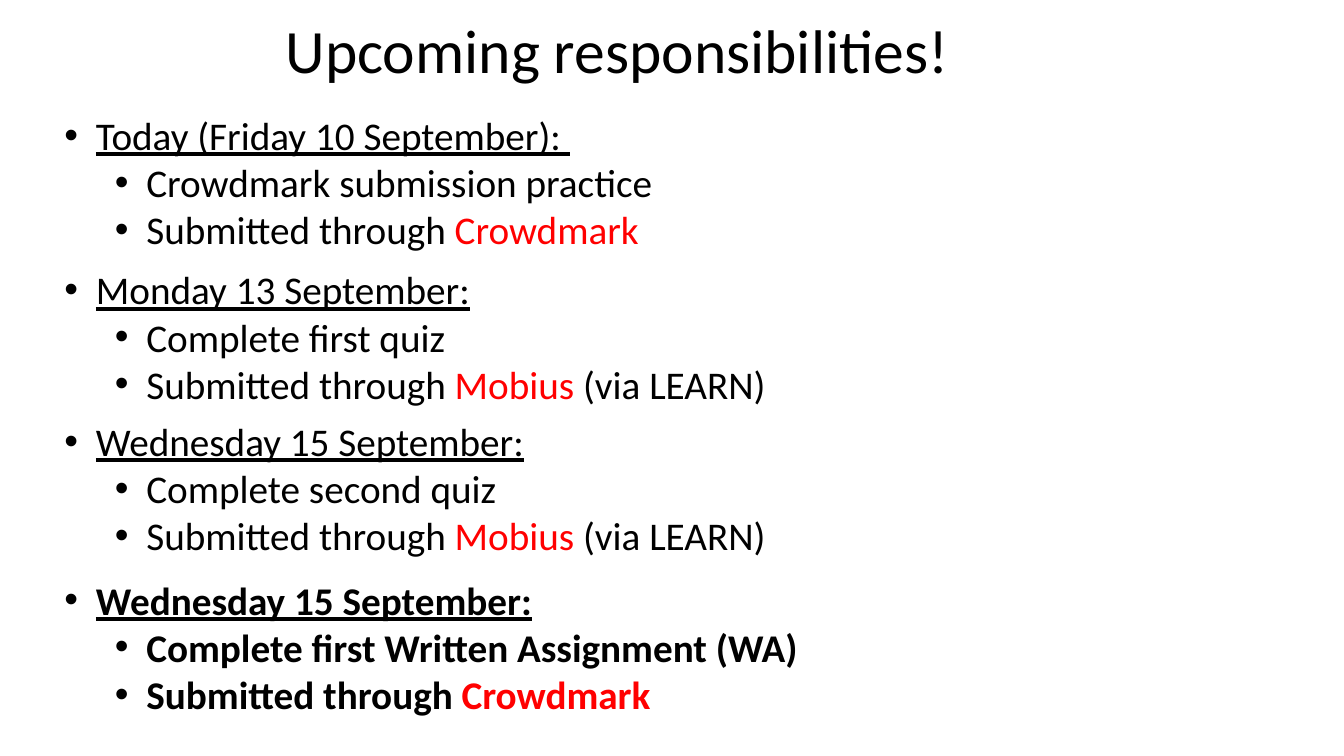
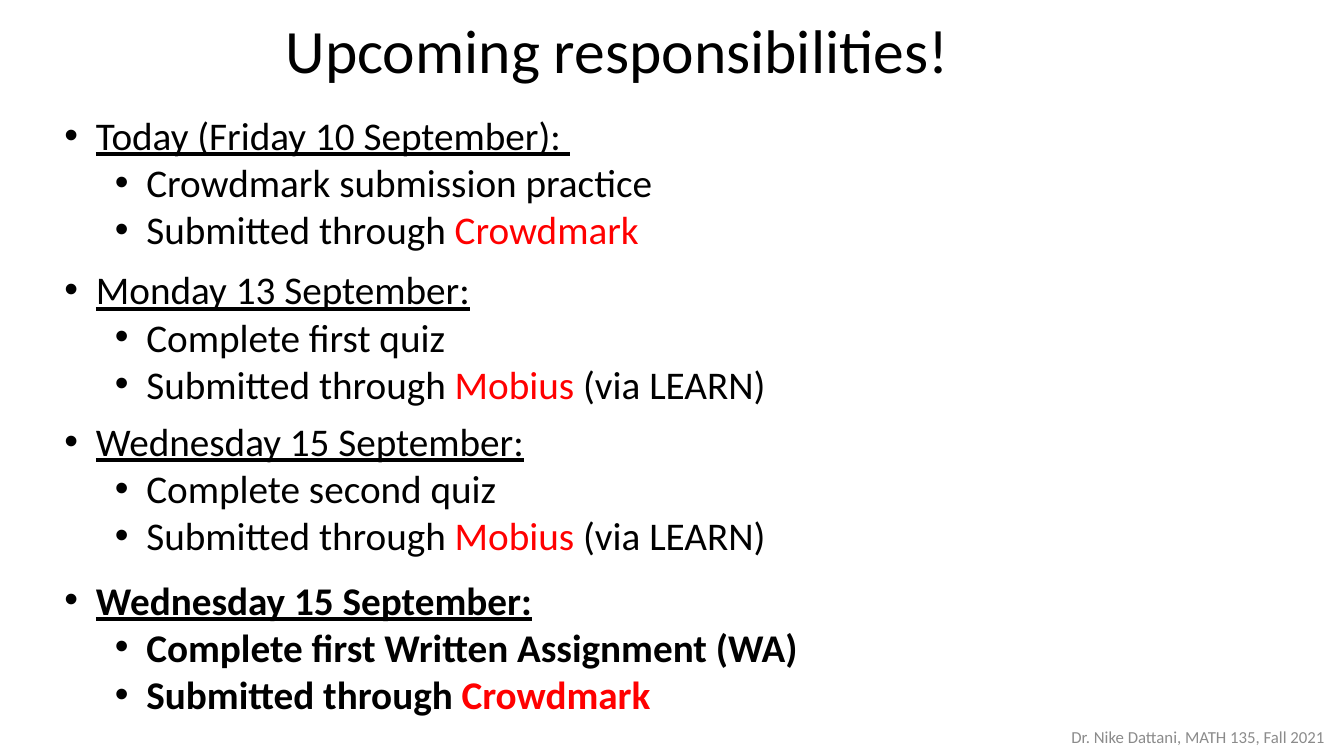
Before and after one commit to ndattani/Lecture_Notes, a slide deck: slide 1 of University_of_Waterloo/Fall_2021/MATH135/UW_Fall2021_MATH135_Lecture2.pptx. Drawn at 1344x756 pixels with LibreOffice and Linux fonts; fonts in the diff are those of the drawing. Boxes give left, top, right and bottom in pixels: in the first picture for what was removed or moved away, otherwise in the second. Text is boxed around its words. In the diff, an @@ line names an element or a change of style, - is before the commit and + after.

```diff
--- a/University_of_Waterloo/Fall_2021/MATH135/UW_Fall2021_MATH135_Lecture2.pptx
+++ b/University_of_Waterloo/Fall_2021/MATH135/UW_Fall2021_MATH135_Lecture2.pptx
@@ text added at bbox=[1071, 731, 1324, 745], 12 pt, text #8C8C8C @@
+Dr. Nike Dattani, MATH 135, Fall 2021
```
Also in this commit, not shown: 3 other slides changed, 4 slides removed, 1 other file.
